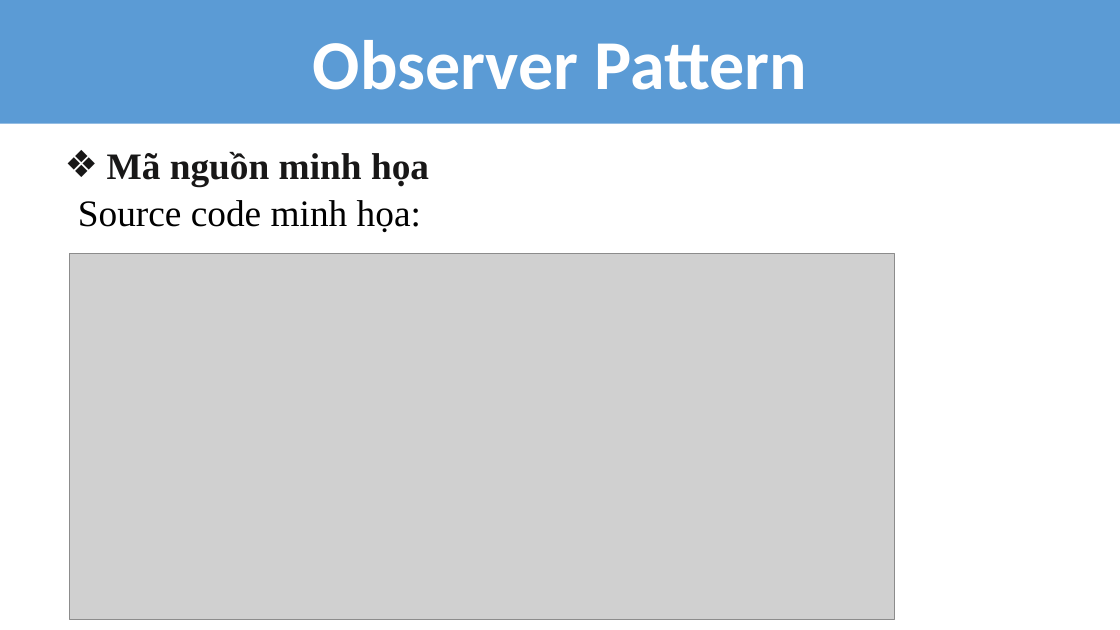
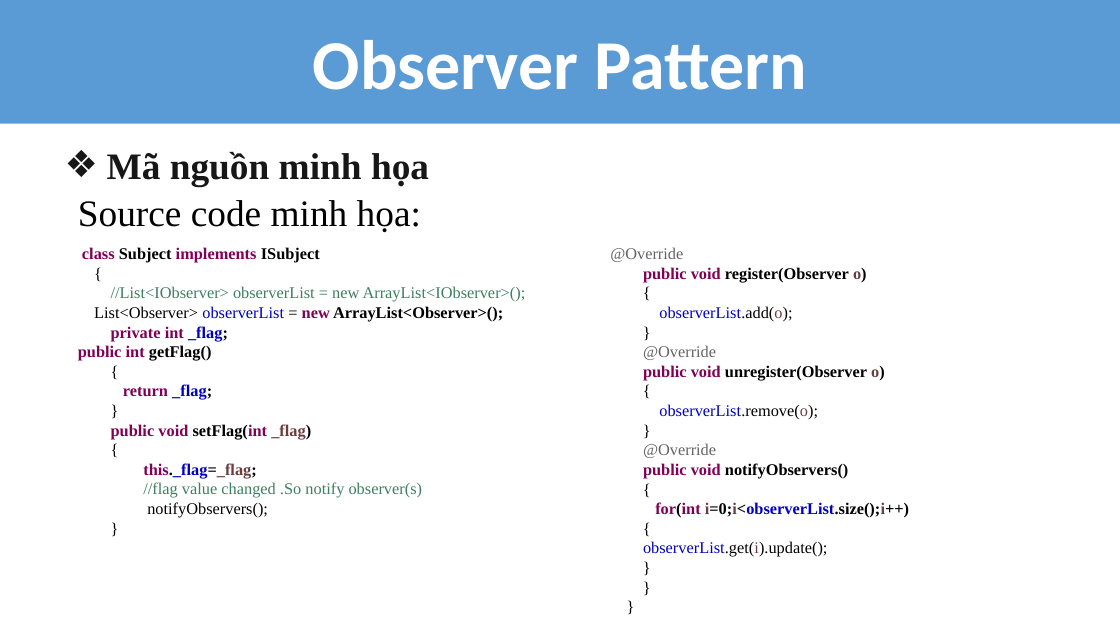
Before and after one commit to huulocuit1/DP, a slide deck: slide 22 of SEMINAR_5_PatternsDichSach.pptx. Drawn at 1120x630 pixels with LibreOffice and Linux fonts; fonts in the diff are those of the drawing; grey boxes stand for pictures. Boxes give left, top, right and bottom in pixels: in the first picture for what was removed or moved away, otherwise in the second. Text is boxed around its words. In the diff, an @@ line names an element or a change of style, - is before the commit and + after.

Commit message:
LOC xong phan Slide va Bao cao
Da sua silde 5 mau slide phan Observer bs va bao cao

```diff
--- a/SEMINAR_5_PatternsDichSach.pptx
+++ b/SEMINAR_5_PatternsDichSach.pptx
@@ picture removed at (x1=70, y1=254, x2=896, y2=619) @@
@@ text added at (x1=78, y1=247, x2=526, y2=518), 14 pt, text #000000, bold @@
+class Subject implements ISubject
+{
+//List<IObserver> observerList = new ArrayList<IObserver>();
+List<Observer> observerList = new ArrayList<Observer>();
+private int _flag;
+public int getFlag()
+{
+return _flag;
+}
+public void setFlag(int _flag)
+{
+this._flag=_flag;
+//flag value changed .So notify observer(s)
+notifyObservers();
+}
@@ text added at (x1=610, y1=247, x2=909, y2=557), 14 pt, text #000000, bold @@
+@Override
+public void register(Observer o)
+{
+observerList.add(o);
+}
+@Override
+public void unregister(Observer o)
+{
+observerList.remove(o);
+}
+@Override
+public void notifyObservers()
+{
+for(int i=0;i<observerList.size();i++)
+{
+observerList.get(i).update();
+}
+}
+}
```
Also in this commit, not shown: 2 other slides changed, 1 other file.
